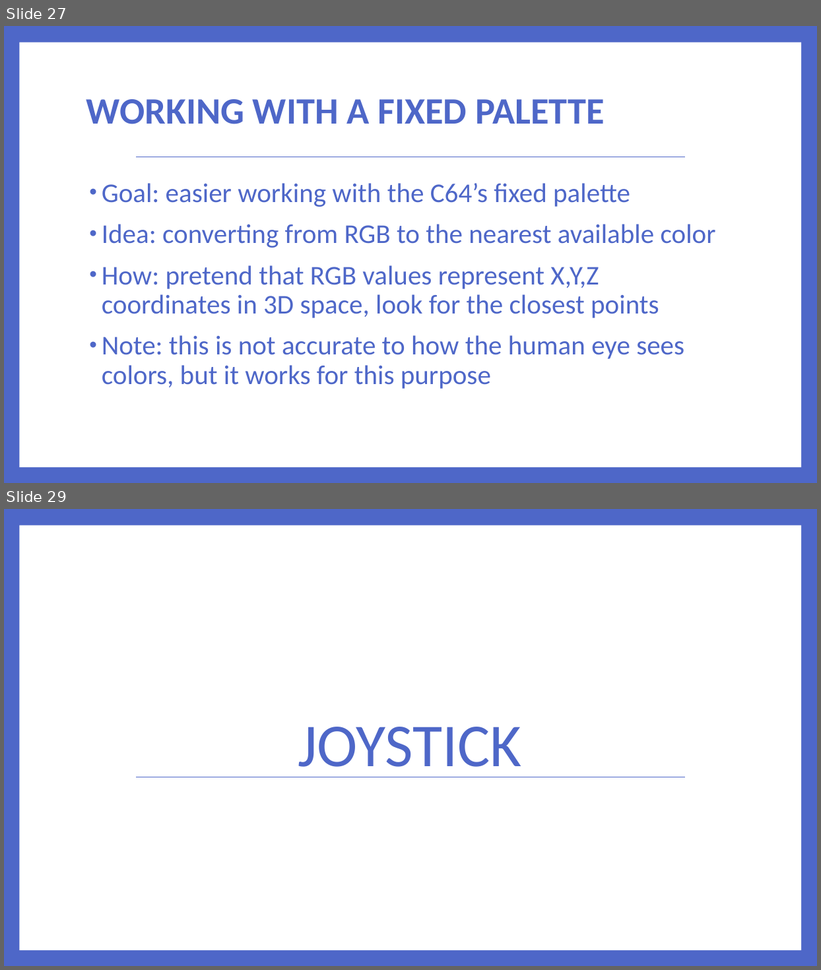
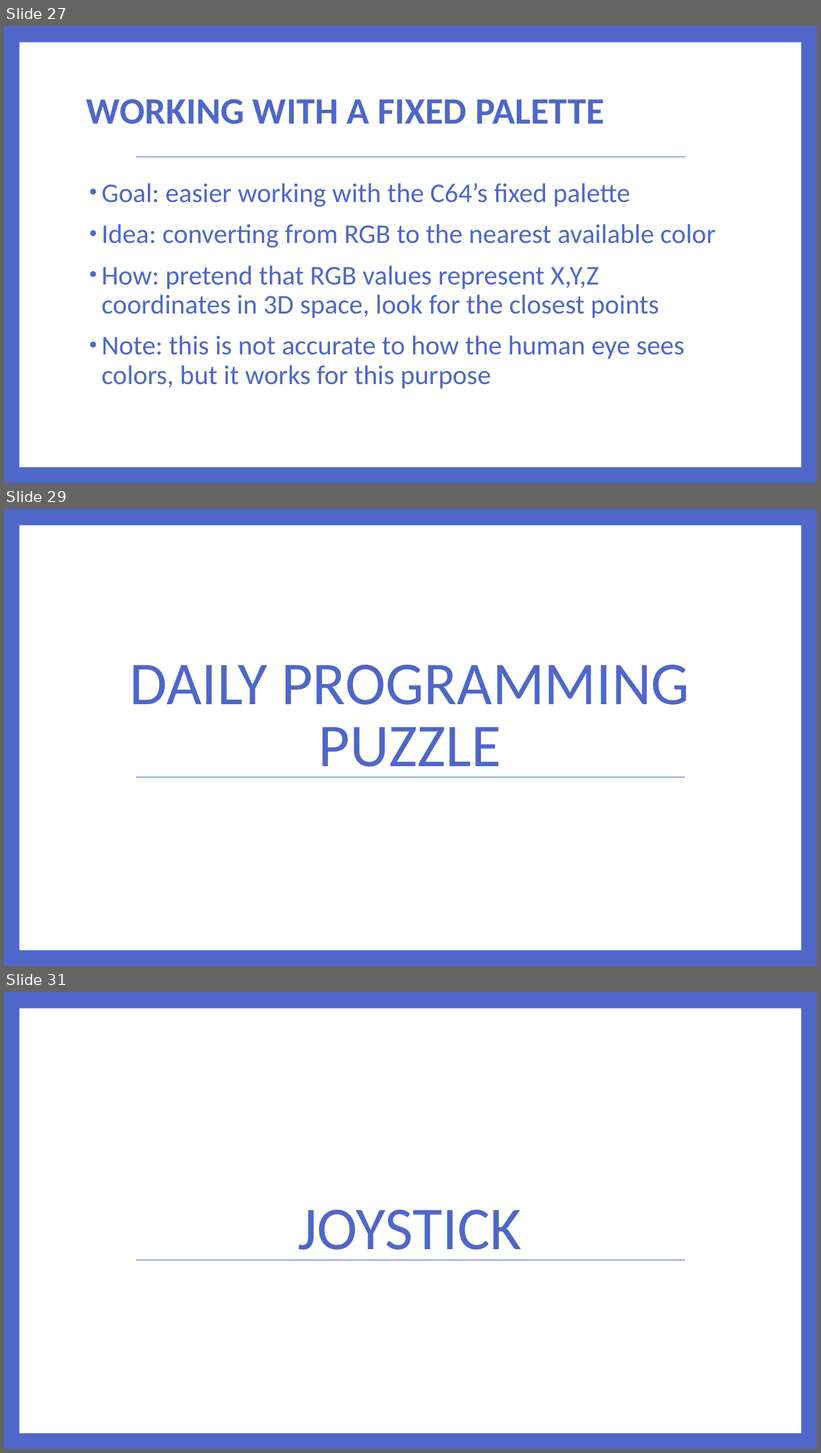
Before and after one commit to lefticus/presentations, a slide deck: RichCodeForTinyMachines/Rich Code For Tiny Computers.pptx. Shown one above the other, each under a label of ours: slides 27 and 29 before the commit, slides 27, 29 and 31 after it; the slides between them are not shown. The pictures are 821x970 and 821x1453 pixels, drawn with LibreOffice and Linux fonts; fonts in the diff are those of the drawing. Boxes give left, top, right and bottom in pixels: in the first picture for what was removed or moved away, otherwise in the second. Text is boxed around its words. In the diff, an @@ line names an element or a change of style, - is before the commit and + after.

```diff
--- a/RichCodeForTinyMachines/Rich Code For Tiny Computers.pptx
+++ b/RichCodeForTinyMachines/Rich Code For Tiny Computers.pptx
@@ slide 29 added at (4, 509, 817, 966), background #4E67C8; not listed: 2 template elements that a slide beside it also shows @@
@@ title added at (130, 665, 690, 778), 72 pt, text #4E67C8 @@
+DAILY PROGRAMMING PUZZLE
@@ what was slide 29 is now slide 31 @@
```
Also in this commit, not shown: 2 slides changed, 4 other slides added, 7 other files.
